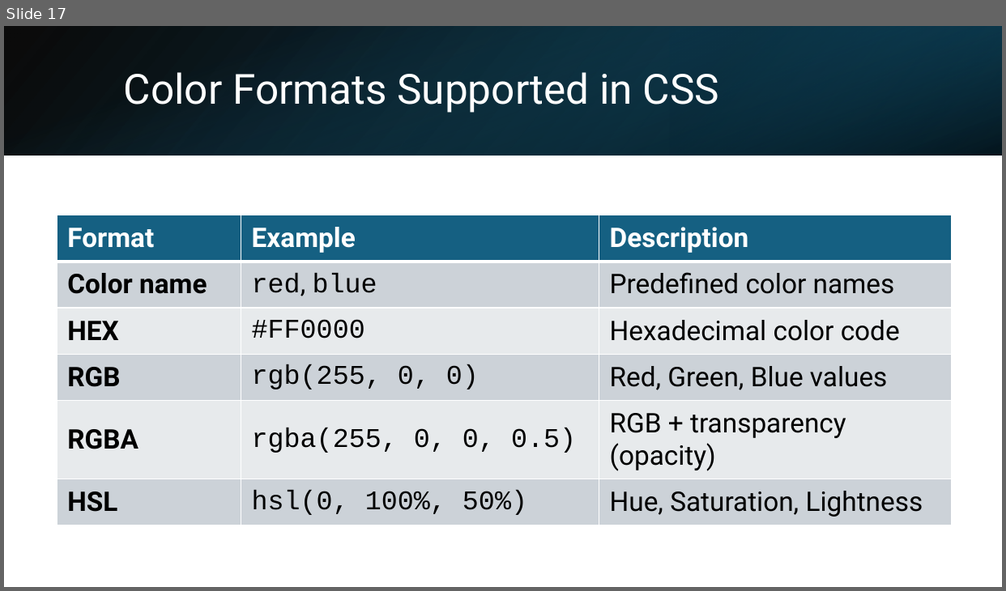
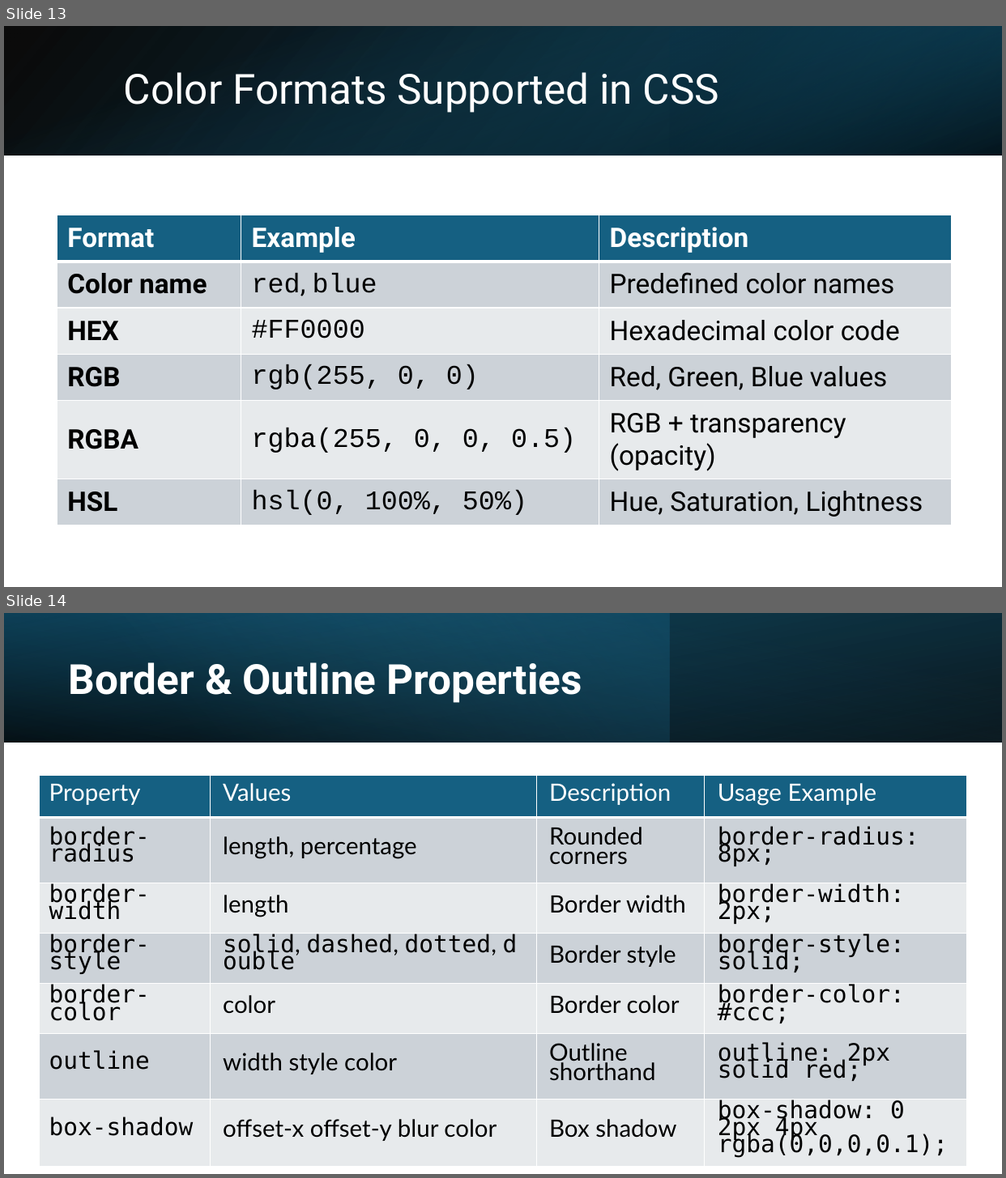
Before and after one commit to mahadi-21/Web-Development, a slide deck: CSS.pptx. Shown one above the other, each under a label of ours: slide 17 before the commit, slides 13 and 14 after it. The pictures are 1006x591 and 1006x1178 pixels, drawn with LibreOffice and Linux fonts; fonts in the diff are those of the drawing. Boxes give left, top, right and bottom in pixels: in the first picture for what was removed or moved away, otherwise in the second. Text is boxed around its words. In the diff, an @@ line names an element or a change of style, - is before the commit and + after.

```diff
--- a/CSS.pptx
+++ b/CSS.pptx
@@ slide 14 added at (4,613,1002,1174), background #FFFFFF @@
@@ rectangle added at (4,613,1002,742), fill gradient #000000 to #104862 @@
@@ rectangle added at (4,613,670,742), fill gradient #156082 to #46B1E1 @@
@@ rectangle added at (4,613,1002,742), fill gradient #000000 to #156082 @@
@@ title added at (69,662,582,703), 40 pt, text #FFFFFF, bold @@
+Border & Outline Properties
@@ table added at (39,776,967,1161), 7 rows, 4 columns @@
+Property | Values | Description | Usage Example
+border-radius | length, percentage | Rounded corners | border-radius: 8px;
+border-width | length | Border width | border-width: 2px;
+border-style | solid, dashed, dotted, double | Border style | border-style: solid;
+border-color | color | Border color | border-color: #ccc;
+outline | width style color | Outline shorthand | outline: 2px solid red;
+box-shadow | offset-x offset-y blur color | Box shadow | box-shadow: 0 2px 4px rgba(0,0,0,0.1);
@@ what was slide 17 is now slide 13 @@
```
Also in this commit, not shown: 7 slides changed, 11 other slides added, 7 slides removed.
